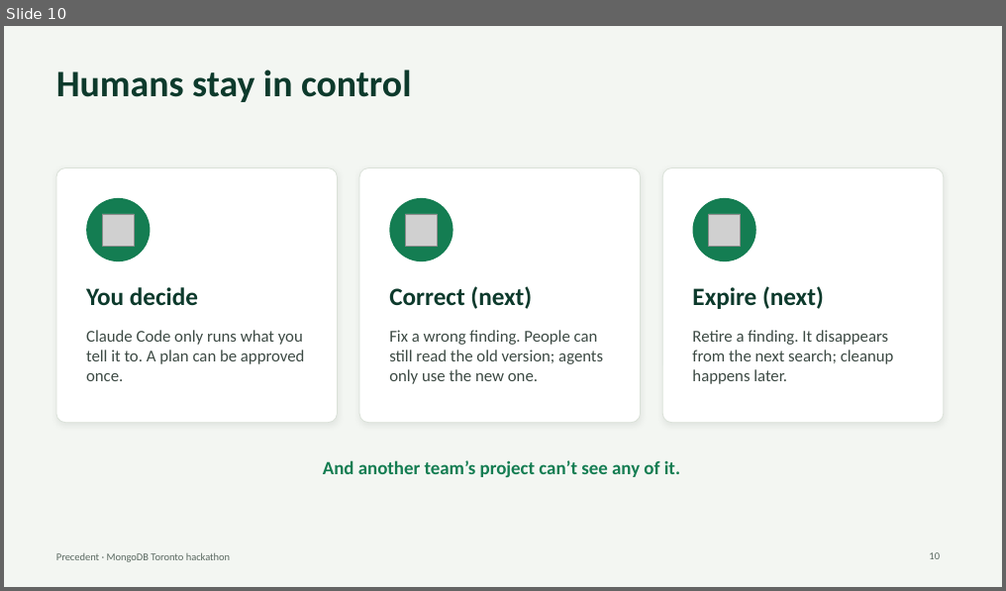
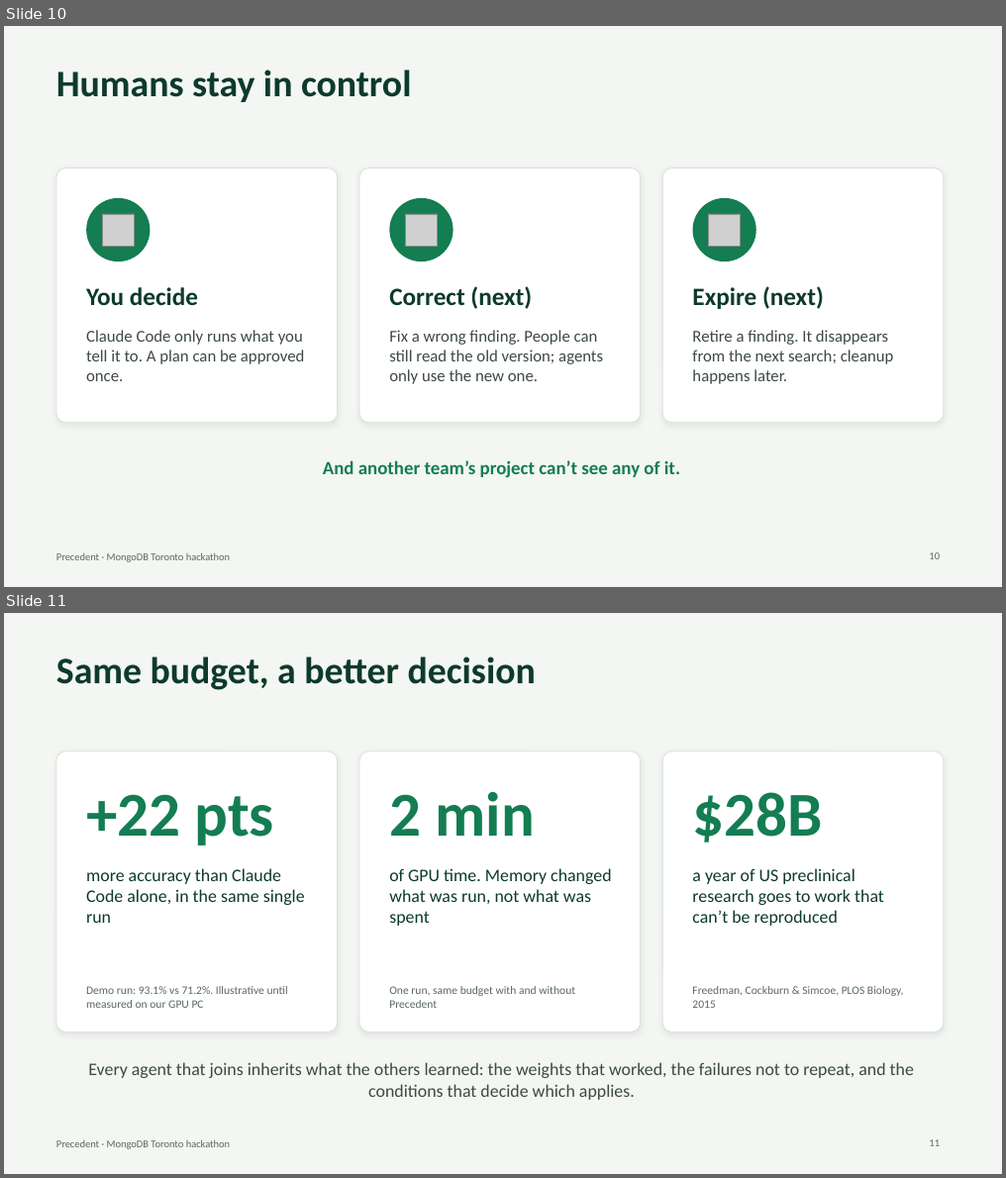
Before and after one commit to SalmaRoshdy-YG/Hackathon-project, a slide deck: docs/deck/precedent-deck.pptx. Shown one above the other, each under a label of ours: slide 10 before the commit, slides 10 and 11 after it. The pictures are 1006x591 and 1006x1178 pixels, drawn with LibreOffice and Linux fonts; fonts in the diff are those of the drawing; grey boxes stand for pictures. Boxes give left, top, right and bottom in pixels: in the first picture for what was removed or moved away, otherwise in the second. Text is boxed around its words. In the diff, an @@ line names an element or a change of style, - is before the commit and + after.

```diff
--- a/docs/deck/precedent-deck.pptx
+++ b/docs/deck/precedent-deck.pptx
@@ slide 11 added at (4, 613, 1002, 1174), background #F3F6F2; not listed: 1 template element that a slide beside it also shows @@
@@ title added at (56, 657, 536, 690), 36 pt, text #0D3A2C, bold @@
+Same budget, a better decision
@@ rounded rectangle added at (56, 752, 338, 1032), fill #FFFFFF, outline #DAE1D8 0.75 pt @@
@@ rounded rectangle added at (359, 752, 641, 1032), fill #FFFFFF, outline #DAE1D8 0.75 pt @@
@@ rounded rectangle added at (662, 752, 944, 1032), fill #FFFFFF, outline #DAE1D8 0.75 pt @@
@@ text added at (86, 794, 274, 846), 60 pt, text #147D52, bold @@
++22 pts
@@ text added at (389, 791, 534, 836), 60 pt, text #147D52, bold @@
+2 min
@@ text added at (692, 792, 822, 843), 60 pt, text #147D52, bold @@
+$28B
@@ text added at (86, 868, 305, 923), 17 pt, text #0D3A2C @@
+more accuracy than Claude Code alone, in the same single run
@@ text added at (389, 868, 611, 926), 17 pt, text #0D3A2C @@
+of GPU time. Memory changed what was run, not what was spent
@@ text added at (692, 868, 884, 926), 17 pt, text #0D3A2C @@
+a year of US preclinical research goes to work that can’t be reproduced
@@ text added at (86, 986, 288, 1008), 11 pt, text #5A6961 @@
+Demo run: 93.1% vs 71.2%. Illustrative until measured on our GPU PC
@@ text added at (389, 986, 575, 1008), 11 pt, text #5A6961 @@
+One run, same budget with and without Precedent
@@ text added at (692, 986, 904, 1008), 11 pt, text #5A6961 @@
+Freedman, Cockburn & Simcoe, PLOS Biology, 2015
@@ text added at (88, 1062, 914, 1100), 17 pt, text #3D4A44 @@
+Every agent that joins inherits what the others learned: the weights that worked, the failures not to repeat, and the conditions that decide which applies.
@@ page number added at (929, 1140, 940, 1147), 10 pt, text #5A6961 @@
+11
```
Also in this commit, not shown: 2 other slides added.
